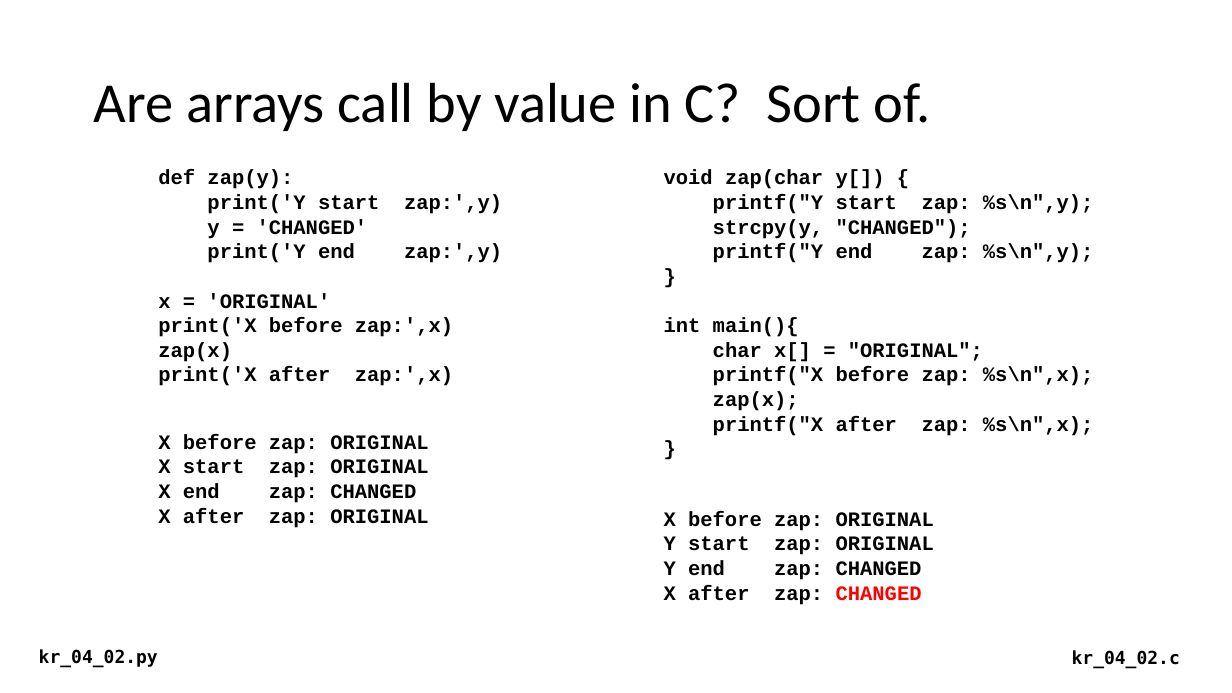
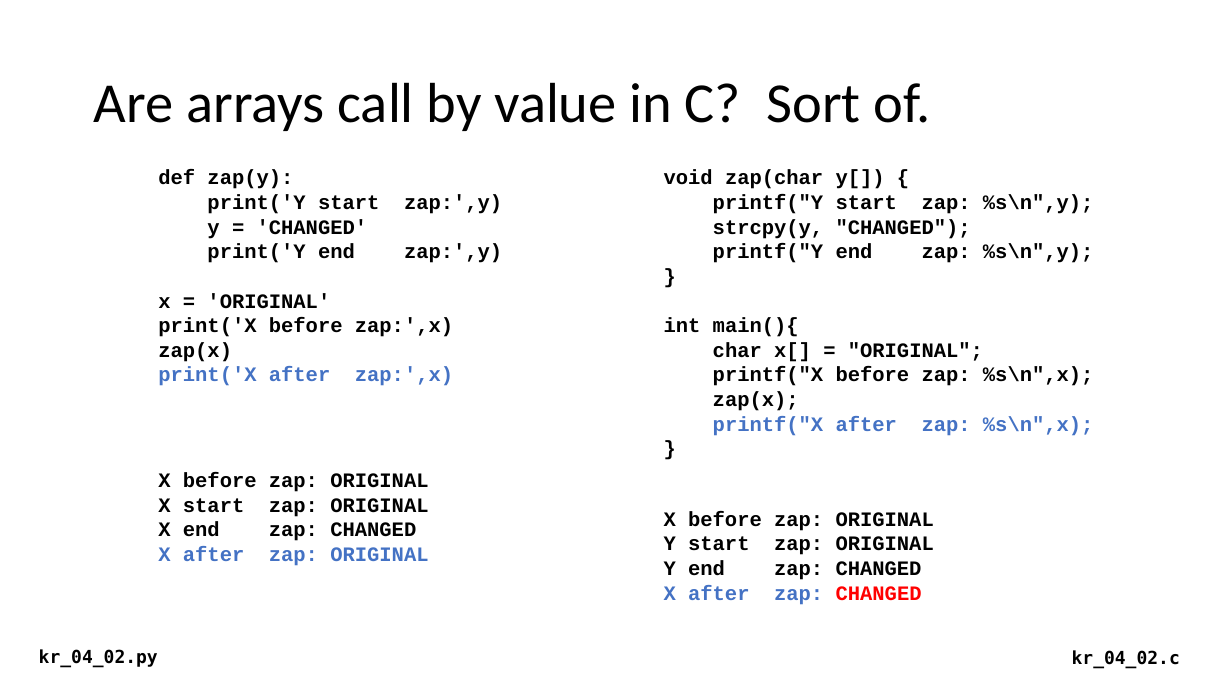
Before and after one commit to csev/cc4e, a slide deck: slide 11 of lectures/KR-4.pptx. Drawn at 1232x693 pixels with LibreOffice and Linux fonts; fonts in the diff are those of the drawing. Boxes give left, top, right and bottom in pixels: in the first picture for what was removed or moved away, otherwise in the second. Text is boxed around its words. In the diff, an @@ line names an element or a change of style, - is before the commit and + after.

```diff
--- a/lectures/KR-4.pptx
+++ b/lectures/KR-4.pptx
@@ text at (158,367,453,386): text colour #000000 to #4472C4 in "print('X after zap:',x)" @@
@@ text at (713,416,1094,436): text colour #000000 to #4472C4 in "printf("X after zap: %s\n",x);" @@
@@ text "X before zap: ORIGINAL": place and size @@
-text "X before zap: ORIGINAL" at (158,434,428,528)
+text "X before zap: ORIGINAL" at (158,472,428,566)
@@ text at (158,546,428,566): text colour #000000 to #4472C4 in "X after zap: ORIGINAL" @@
@@ text at (664,585,922,605): text colour #000000 to #4472C4 in "X after zap:" @@
```
Also in this commit, not shown: 13 other slides changed, 1 slide added, 3 other files.
